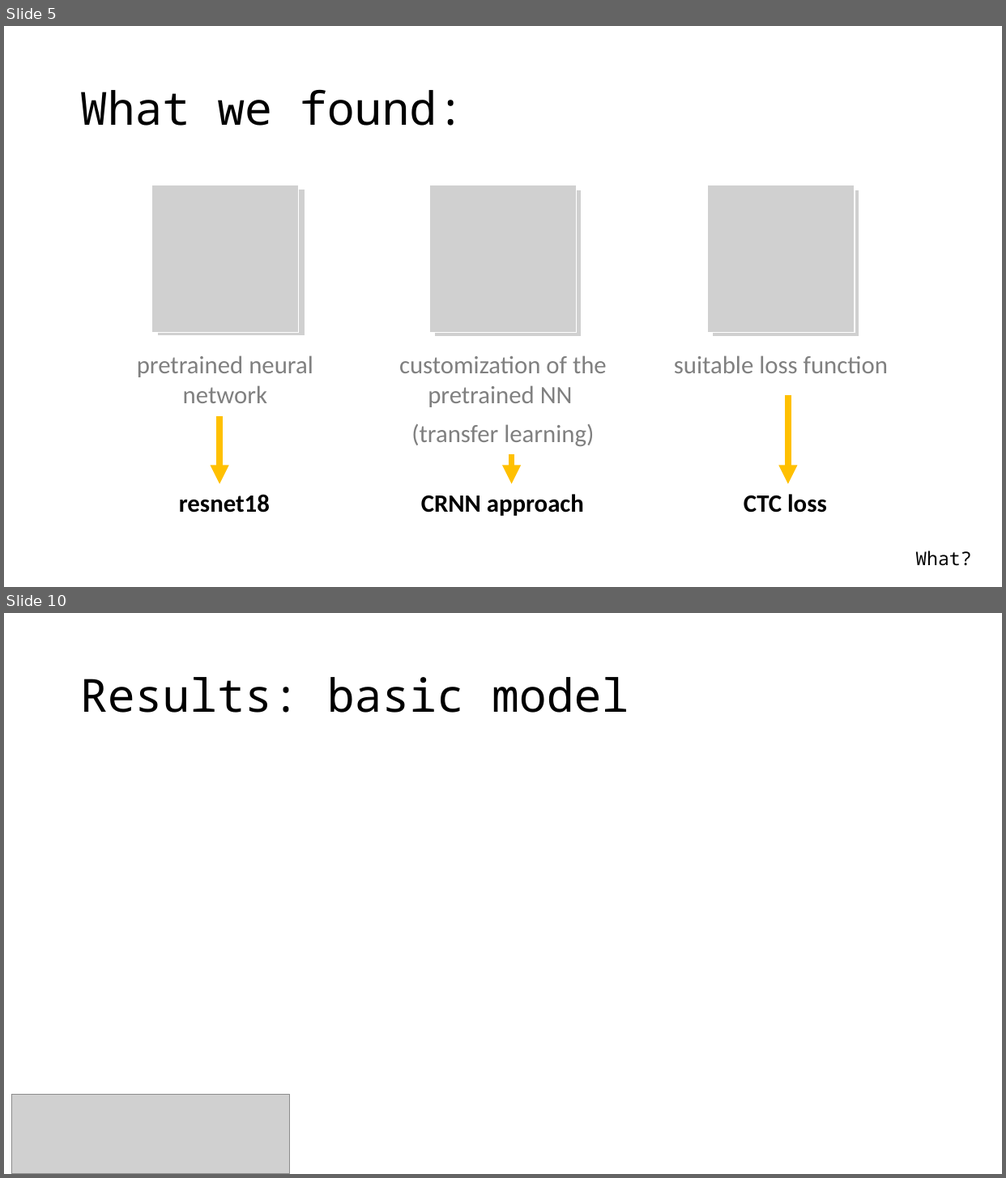
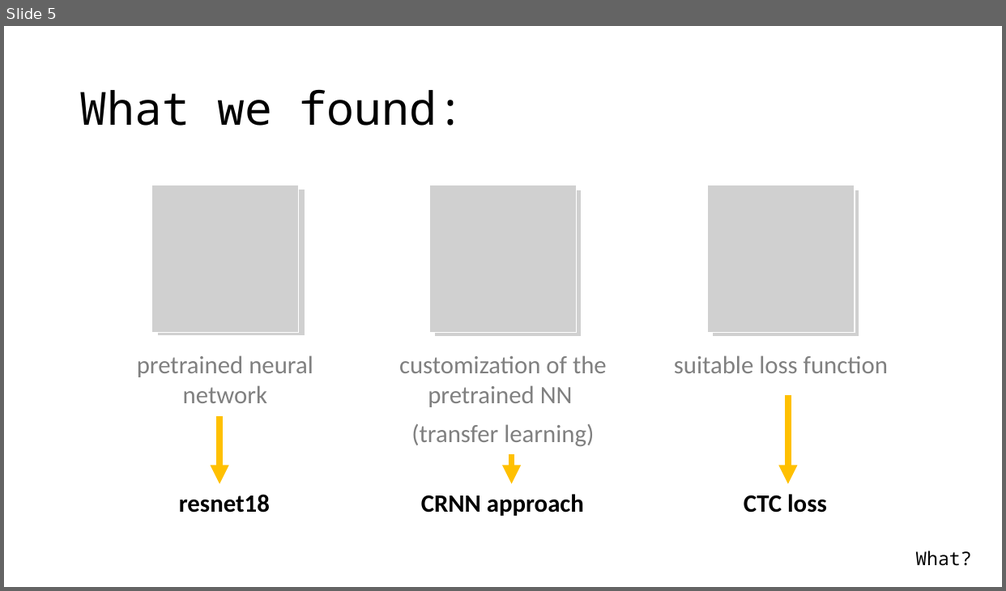
Before and after one commit to Strojove-uceni/final-projects-i_am_not_a_robot, a slide deck: presentation/Final_presentation_draft.pptx. Shown one above the other, each under a label of ours: slides 5 and 10 before the commit, slide 5 after it; the slides between them are not shown. The pictures are 1006x1178 and 1006x591 pixels, drawn with LibreOffice and Linux fonts; fonts in the diff are those of the drawing; grey boxes stand for pictures. Boxes give left, top, right and bottom in pixels: in the first picture for what was removed or moved away, otherwise in the second. Text is boxed around its words. In the diff, an @@ line names an element or a change of style, - is before the commit and + after.

```diff
--- a/presentation/Final_presentation_draft.pptx
+++ b/presentation/Final_presentation_draft.pptx
@@ slide 10 removed at bbox=[4, 613, 1002, 1174], background #FFFFFF @@
@@ title removed at bbox=[80, 677, 629, 713] @@
-Results: basic model
@@ picture removed at bbox=[11, 1094, 289, 1174] @@
```
Also in this commit, not shown: 4 slides changed, 8 slides added, 3 other slides removed.
